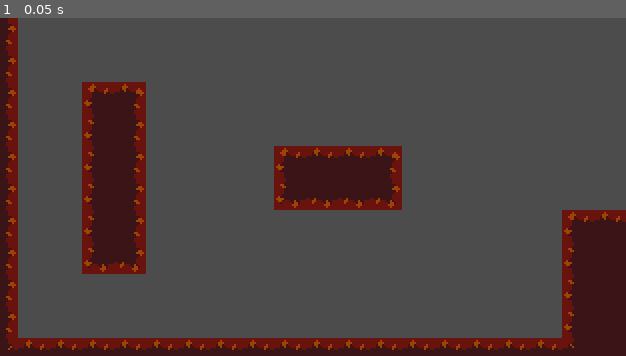
Above: before the commit, frame 1.
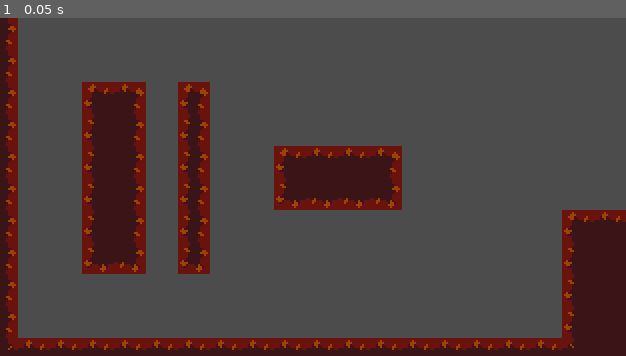
Above: after the commit, the same moment.

Repository: debobrad579/Labyrinth
Game: Godot game, scene res://Main.tscn
Same seed, same stepped clock (60 frames per second), same inputs: the game is played once before the commit and once after it.
Inputs:
- Up to frame 1 (0.05 s): no input

The runs differ from the first frame. In frame 1, 2.9% of the frame differs, in the area x 28-34%, y 18-76%.

Commit message:
Done!

Diff:
--- a/Main.tscn
+++ b/Main.tscn
@@ -452,9 +452,6 @@
 } ]
 0/z_index = 0
 
-[sub_resource type="RectangleShape2D" id=49]
-extents = Vector2( 144.873, 10 )
-
 [node name="Main" type="Node2D"]
 
 [node name="Player" parent="." instance=ExtResource( 1 )]
@@ -465,14 +462,4 @@
 cell_size = Vector2( 16, 16 )
 cell_custom_transform = Transform2D( 1, 0, 0, 1, 0, 0 )
 format = 1
-tile_data = PoolIntArray( -1, 0, 0, -65536, 0, 2, 65535, 0,  …(79 unchanged characters)… , 0, 65538, 131075, 0, 0, 131076, 0, 2, 262143, 0, 65536, 196608, 0, 65538, 196611, 0, 65536, 196612, 0, 65538, 327679, 0, 65536, 262144, 0, 65538, 262147, 0, 65536, 262148, 0, 65538, 262153, 0, 0, 262154, 0, 1, 262155, 0, 1, 262156, 0, 2, 393215, 0, 65536, 327680, 0, 65538, 327683, 0, 65536, 327684, 0, 65538, 327689, 0, 131072, 327690, 0, 131073, 327691, 0, 131073, 327692, 0, 131074, 458751, 0, 65536, 393216, 0, 65538, 393219, 0, 65536, 393220, 0, 65538, 393234, 0, 0, 393235, 0, 1, 393236, 0, 2, 524287, 0, 65536, 458752, 0, 65538, 458755, 0, 131072, 458756, 0, 131074, 458770, 0, 65536, 458771, 0, 65537, 45 …(944 unchanged characters)…
-
-[node name="StaticBody2D" type="StaticBody2D" parent="."]
-position = Vector2( 248.444, 131.903 )
-__meta__ = {
-"_edit_group_": true
-}
-
-[node name="CollisionShape2D" type="CollisionShape2D" parent="StaticBody2D"]
-rotation = -0.677815
-shape = SubResource( 49 )
+tile_data = PoolIntArray( -1, 0, 0, -65536, 0, 2, 65535, 0,  …(79 unchanged characters)… , 0, 65538, 131075, 0, 0, 131076, 0, 2, 131078, 0, 3, 262143, 0, 65536, 196608, 0, 65538, 196611, 0, 65536, 196612, 0, 65538, 196614, 0, 65539, 327679, 0, 65536, 262144, 0, 65538, 262147, 0, 65536, 262148, 0, 65538, 262150, 0, 65539, 262153, 0, 0, 262154, 0, 1, 262155, 0, 1, 262156, 0, 2, 393215, 0, 65536, 327680, 0, 65538, 327683, 0, 65536, 327684, 0, 65538, 327686, 0, 65539, 327689, 0, 131072, 327690, 0, 131073, 327691, 0, 131073, 327692, 0, 131074, 458751, 0, 65536, 393216, 0, 65538, 393219, 0, 65536, 393220, 0, 65538, 393222, 0, 65539, 393234, 0, 0, 393235, 0, 1, 393236, 0, 2, 524287, 0, 65536, 458752, 0, 65538, 458755, 0, 131072, 458756, 0, 131074, 458758, 0, 131075, 458770, 0, 65536, 458771, 0, 65537, 45 …(944 unchanged characters)…
--- a/Player/Player.gd
+++ b/Player/Player.gd
@@ -6,7 +6,7 @@
 export var GRAVITY = 300
 export var JUMP_FORCE = 128
 export var FRICTION = 750
-export var AIR_RISISTANCE = 300
+export var AIR_RESISTANCE = 300
 export var WALL_SLIDE_ACCELERATION = 2
 export var MAX_WALL_SLIDE_SPEED = 30
 export var DOUBLE_JUMP_TOTAL = 1
@@ -97,7 +97,7 @@
 		if x_input == 0:
 
 			# Air friction
-			motion.x = move_toward(motion.x, 0, AIR_RISISTANCE * delta)
+			motion.x = move_toward(motion.x, 0, AIR_RESISTANCE * delta)
 
 		# If there are still double jumps left and they press jump
 		if double_jump > 0 and Input.is_action_just_pressed("jump") and is_on_wall() == false:
@@ -118,23 +118,36 @@
 	# If on wall and not on floor (air wall)
 	if on_wall and not is_on_floor():
 
+		# If jump is pressed and the player is pressing a key.
 		if Input.is_action_just_pressed("jump") and x_input != 0:
+
+			# Determine what wall side the player is on
 			var wall_side
 
+			# Use RayCast to check if wall is on right. Otherwise left
 			if wallChecker.is_colliding():
 				wall_side = 1
 			else:
 				wall_side = -1
 
+			# Add jump force
 			motion.y = -JUMP_FORCE
+			# Add velocity based on what wall you are on
 			motion.x = MAX_SPEED * -wall_side
+			# Turn of movement
 			can_move = false
+			# Indicate a wall jump has occured
 			wall_jump = true
+			# Disable movement temporarily
 			moveTimer.start()
+
+			# Secondary double jump
 			if wall_double_jump == true and double_jump == 0:
 				double_jump = DOUBLE_JUMP_TOTAL
 				wall_double_jump = false
-		if motion.y >= 0:
+
+		# Wall scaling (only if moving into it)
+		if motion.y >= 0 and x_input != 0:
 			motion.y = min(motion.y + WALL_SLIDE_ACCELERATION, MAX_WALL_SLIDE_SPEED)
 
 
Not shown: 1 places in Main.tscn that only renumber resources
